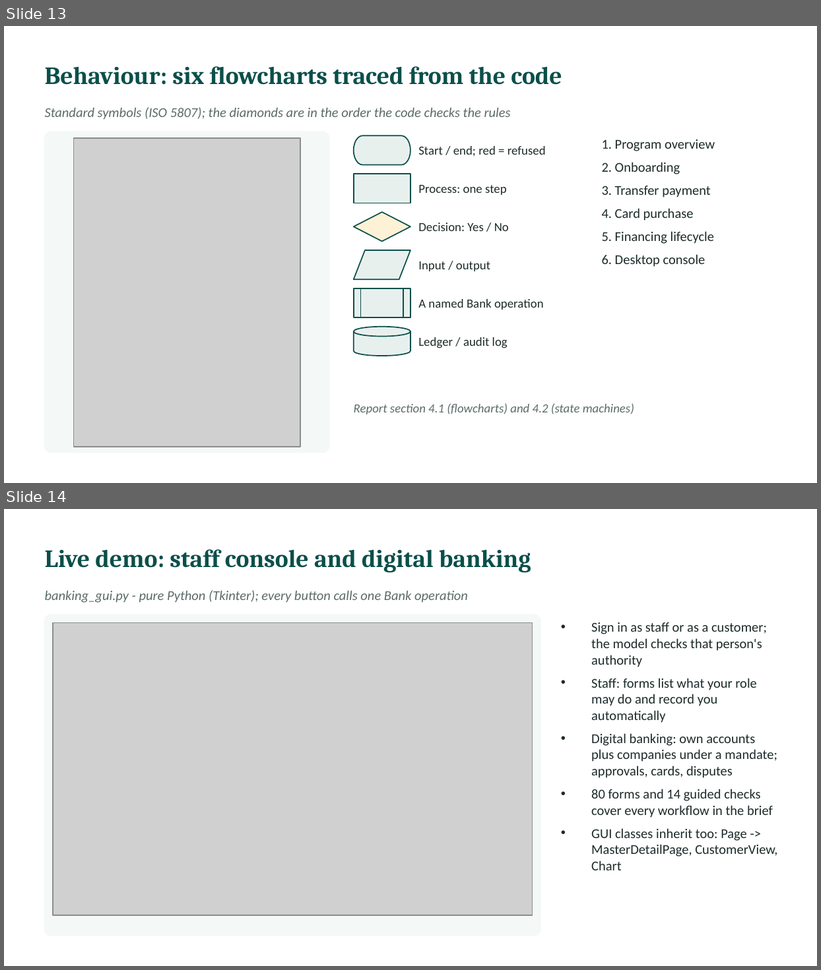
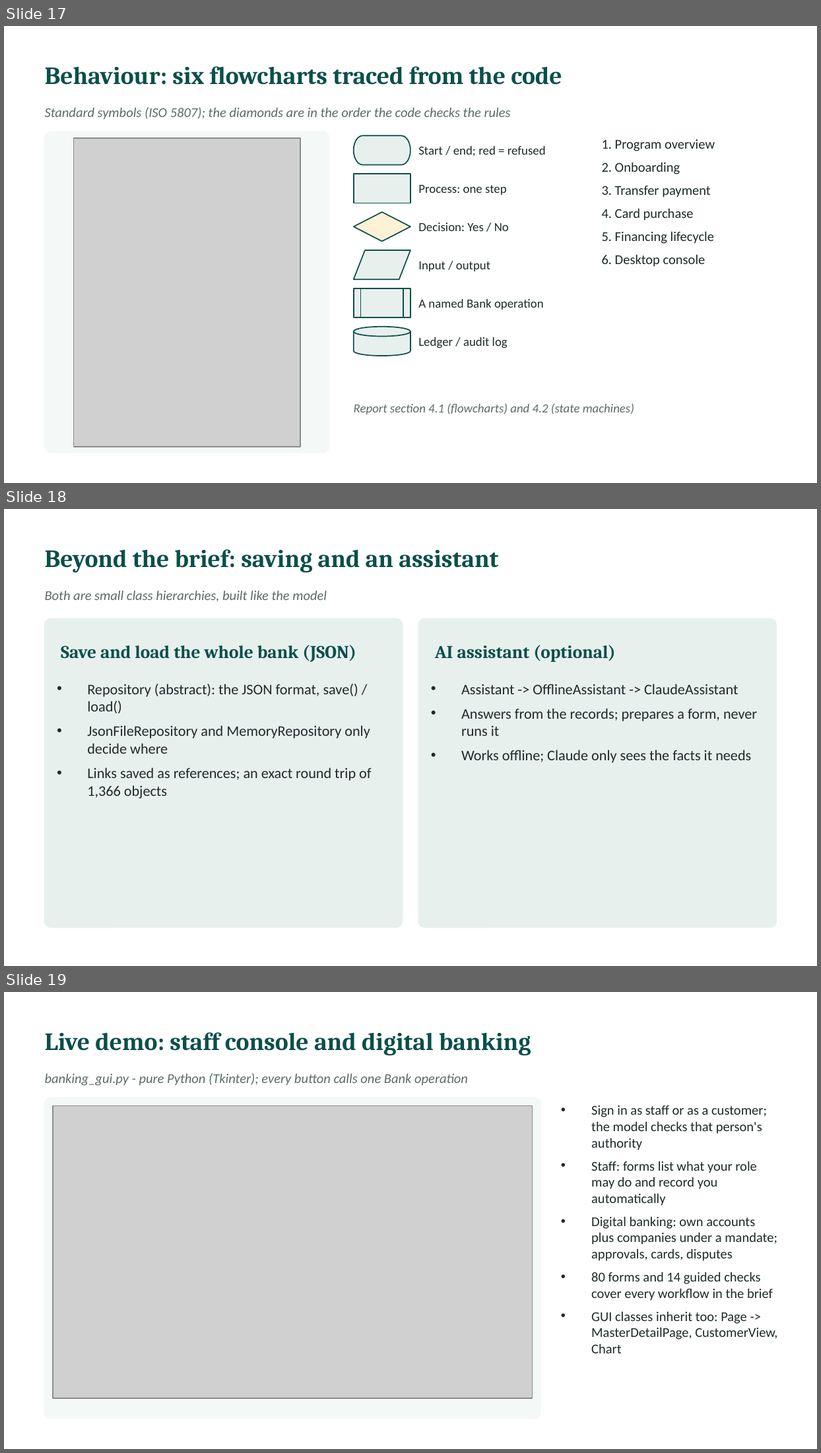
Before and after one commit to l255668-hash/commercial-banking, a slide deck: docs/Viva_Presentation.pptx. Shown one above the other, each under a label of ours: slides 13 and 14 before the commit, slides 17, 18 and 19 after it. The pictures are 821x970 and 821x1453 pixels, drawn with LibreOffice and Linux fonts; fonts in the diff are those of the drawing; grey boxes stand for pictures. Boxes give left, top, right and bottom in pixels: in the first picture for what was removed or moved away, otherwise in the second. Text is boxed around its words. In the diff, an @@ line names an element or a change of style, - is before the commit and + after.

```diff
--- a/docs/Viva_Presentation.pptx
+++ b/docs/Viva_Presentation.pptx
@@ slide 18 added at box(4, 509, 817, 966), background #FFFFFF @@
@@ text added at box(45, 549, 498, 573), 22 pt, text #0B4F4A, bold @@
+Beyond the brief: saving and an assistant
@@ text added at box(45, 590, 327, 602), 12 pt, text #5B6B69, italic @@
+Both are small class hierarchies, built like the model
@@ rounded rectangle added at box(45, 619, 403, 927), fill #E8F0EE, outline #E8F0EE 1 pt @@
@@ rounded rectangle added at box(418, 619, 776, 927), fill #E8F0EE, outline #E8F0EE 1 pt @@
@@ text added at box(61, 645, 356, 662), 16 pt, text #0B4F4A, bold @@
+Save and load the whole bank (JSON)
@@ text added at box(435, 645, 615, 662), 16 pt, text #0B4F4A, bold @@
+AI assistant (optional)
@@ text added at box(87, 684, 371, 799), 13 pt, text #1D2B2A @@
+• Repository (abstract): the JSON format, save() / load()
+• JsonFileRepository and MemoryRepository only decide where
+• Links saved as references; an exact round trip of 1,366 objects
@@ text added at box(461, 684, 757, 763), 13 pt, text #1D2B2A @@
+• Assistant -> OfflineAssistant -> ClaudeAssistant
+• Answers from the records; prepares a form, never runs it
+• Works offline; Claude only sees the facts it needs
@@ what was slide 13 is now slide 17 @@
@@ what was slide 14 is now slide 19 @@
```
Also in this commit, not shown: 3 slides changed, 7 other slides added, 3 slides removed, 6 other files.
